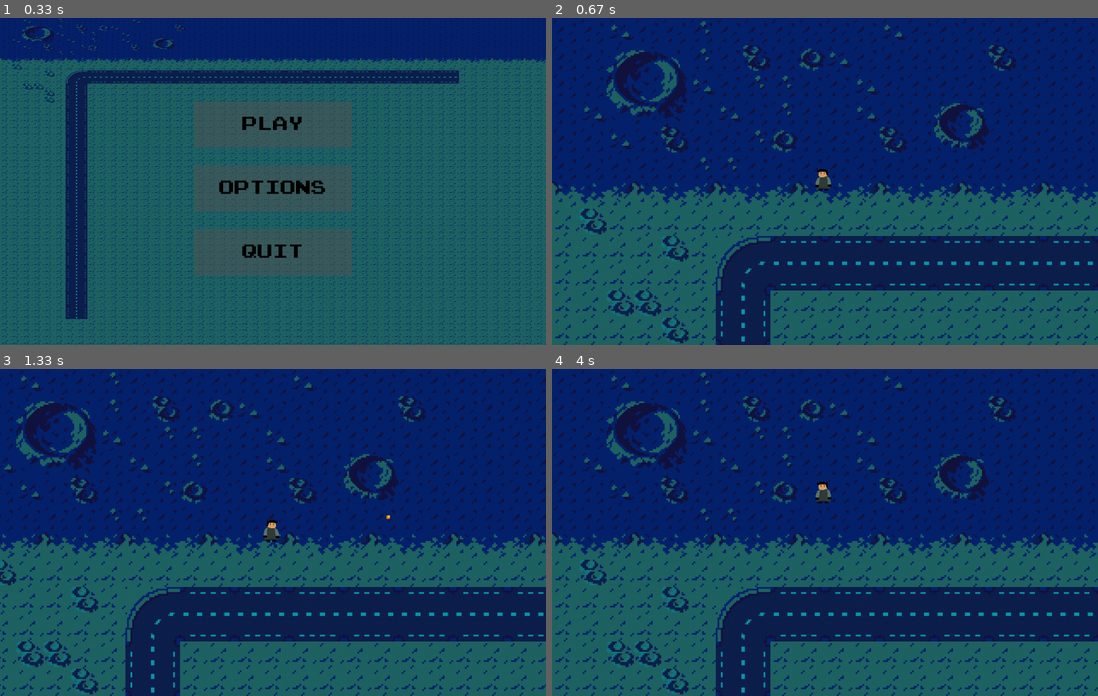
Above: before the commit, frames 1-4 (two rows, left to right).
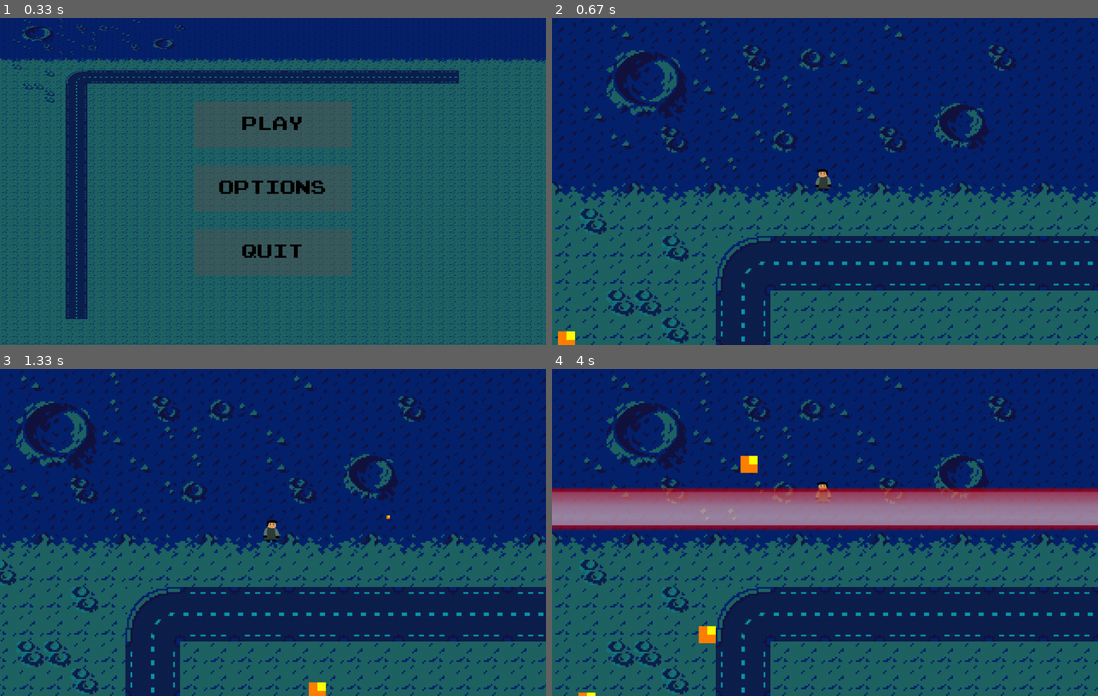
Above: after the commit, the same moments.

Repository: jgabrielsg/LP-PyGame
Game: pygame game, started from main.py
The game is run twice, just before and just after one commit, with the same random seed, the same clock (stepped at 60 frames per second) and the same inputs.
Inputs (mouse positions are in pixels of both pictures, inside the frame that each line leads up to):
- Up to frame 1 (0.33 s): no input
- Up to frame 2 (0.67 s): click "PLAY" at 0.38 s
- Up to frame 3 (1.33 s): click (447, 522) at 0.72 s; hold Right from 1 s (still down)
- Up to frame 4 (4 s): release Right at 1.47 s; hold Up 1.5-1.8 s; hold Right 1.83-2.3 s; hold Left 2.33-2.87 s; hold Down 2.9-3.2 s; hold Left 3.23-3.63 s; hold Up from 3.67 s (still down)

Frame 1 is identical in both runs. In frame 2, 0.1% of the frame differs, in the area x 1-5%, y 95-100%; in frame 3, 0.1%; in frame 4, 14%, in the area x 0-100%, y 26-100%.

Commit message:
Adicionei os sprites da barra de visa

Diff:
--- a/main.py
+++ b/main.py
@@ -233,7 +233,7 @@
         self.camera.custom_draw()
 
     def randomizador_inimigos(self, tempo):
-        if (tempo - self.LastBossTime) > 30:
+        if (tempo - self.LastBossTime) > 0:
             if len(self.enemies) == 0:
                 self.spawn_enemy(5)
 
Binary file added: assets/images/health_bar0.png
Binary file added: assets/images/health_bar1.png
Binary file added: assets/images/health_bar10.png
Binary file added: assets/images/health_bar2.png
Binary file added: assets/images/health_bar3.png
Binary file added: assets/images/health_bar4.png
Binary file added: assets/images/health_bar5.png
Binary file added: assets/images/health_bar6.png
Binary file added: assets/images/health_bar7.png
Binary file added: assets/images/health_bar8.png
Binary file added: assets/images/health_bar9.png
Binary file added: assets/images/pixil-frame-0 (3).png
(and 1 more such lines)
